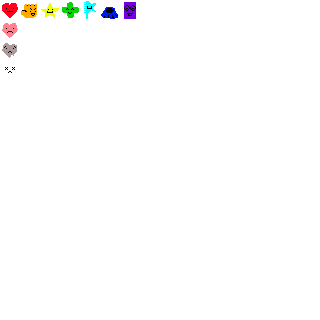
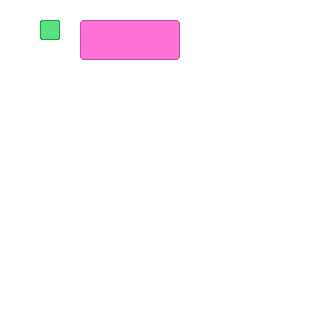
Comparing the layer stacks of the two w=320, h=320 images. Changes:
removed layer "yummy" (1st of 4) over [2, 3, 64, 73]
removed layer "yummy" (2nd of 4) over [2, 3, 64, 73]
removed layer "yummy" (3rd of 4) over [2, 3, 64, 73]
removed layer "yummy" (4th of 4) over [2, 1, 180, 73]
added layer "inventory" above "title sprite" over [2, 1, 180, 60]
